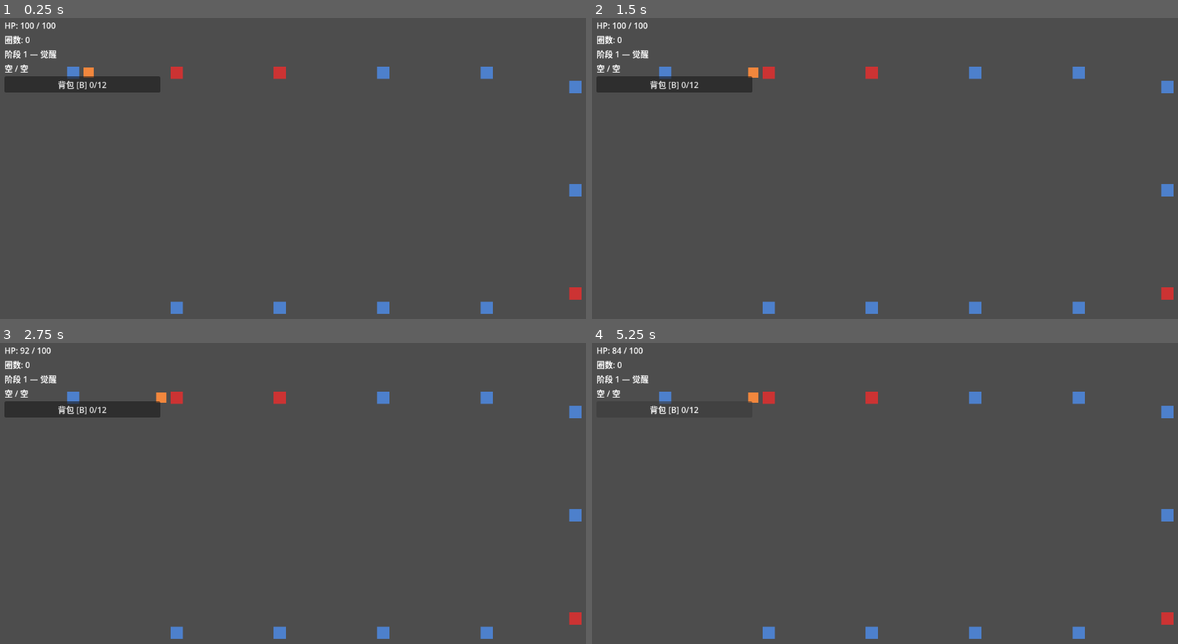
Above: before the commit, frames 1-4 (two rows, left to right).
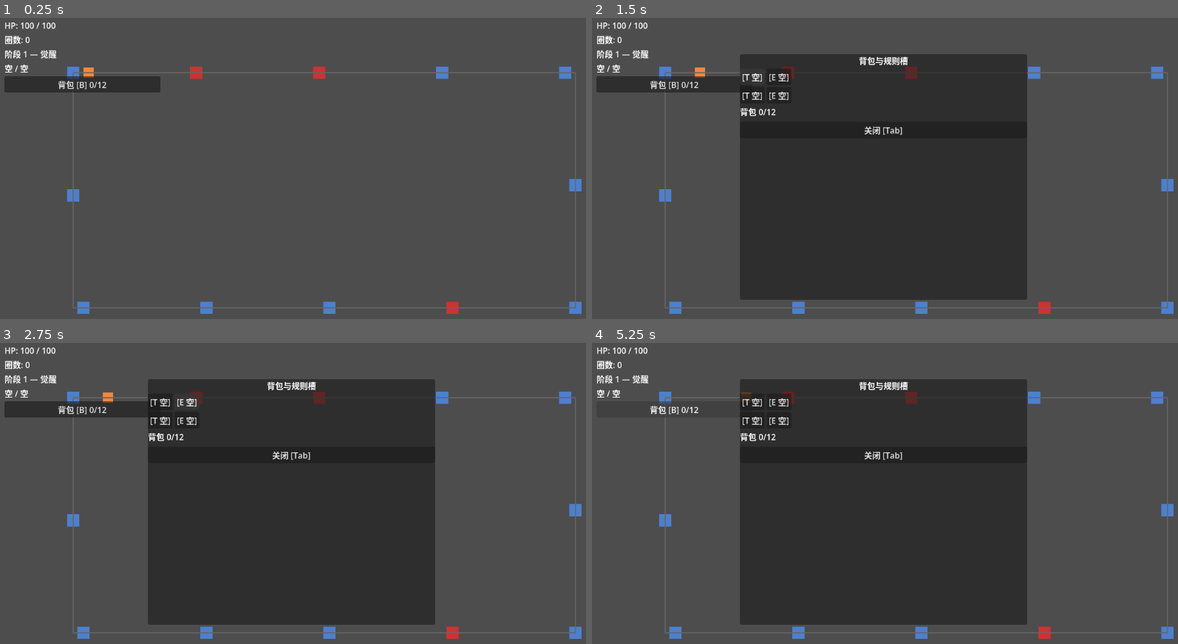
Above: after the commit, the same moments.

Repository: 595145489/attribute-loop
Game: Godot game, scene res://scenes/main.tscn
Two runs of this game, one before a commit and one after it. Both use one fixed random seed, a clock stepped at 60 frames per second and the inputs below.
Inputs (mouse positions are in pixels of both pictures, inside the frame that each line leads up to):
- Up to frame 1 (0.25 s): no input
- Up to frame 2 (1.5 s): click "背包 [B] 0/12" at 0.5 s; click (750, 78) at 1.25 s, where only the run after the commit has a clickable "[T 空]"
- Up to frame 3 (2.75 s): click (187, 403) at 2 s, where only the run after the commit has a clickable "[E 空]"
- Up to frame 4 (5.25 s): click (750, 421) at 2.75 s, where only the run after the commit has a clickable "[T 空]"; click (779, 421) at 3.5 s, where only the run after the commit has a clickable "[E 空]"; click (885, 454) at 4.25 s, where only the run after the commit has a clickable "关闭 [Tab]"; click "背包 [B] 0/12" at 5 s

The runs differ from the first frame. In frame 1, 2.0% of the frame differs, in the area x 11-100%, y 16-99%; in frame 2, 41%; in frame 3, 41%; in frame 4, 41%, in the area x 3-100%, y 1-99%.

Commit message:
feat: wire Phase 2 nodes into main.tscn — Systems/UI hierarchy with RuleEngine, StripManager, StripPanel, InventoryPanel

Diff:
--- a/scenes/main.tscn
+++ b/scenes/main.tscn
@@ -1,17 +1,20 @@
-[gd_scene load_steps=6 format=3 uid="uid://main_scene_v1"]
+[gd_scene load_steps=10 format=3 uid="uid://main_scene_v1"]
 
 [ext_resource type="Script" path="res://src/Main.gd" id="1_main"]
 [ext_resource type="Script" path="res://src/systems/CombatSystem.gd" id="2_combat"]
 [ext_resource type="Script" path="res://src/systems/GameLoop.gd" id="3_gameloop"]
-[ext_resource type="PackedScene" path="res://scenes/entities/player.tscn" id="4_player"]
-[ext_resource type="PackedScene" path="res://scenes/ui/hud.tscn" id="5_hud"]
+[ext_resource type="Script" path="res://src/systems/RuleEngine.gd" id="4_re"]
+[ext_resource type="Script" path="res://src/systems/StripManager.gd" id="5_sm"]
+[ext_resource type="PackedScene" path="res://scenes/entities/player.tscn" id="6_player"]
+[ext_resource type="PackedScene" path="res://scenes/ui/hud.tscn" id="7_hud"]
+[ext_resource type="PackedScene" path="res://scenes/ui/strip_panel.tscn" id="8_strip"]
+[ext_resource type="PackedScene" path="res://scenes/ui/inventory_panel.tscn" id="9_inv"]
 
 [sub_resource type="Curve2D" id="Curve2D_track"]
 _data = {
-"points": PackedVector2Array(0, 0, 0, 0, 150, 120, 0, 0, 0, 0, 1130, 120, 0, 0, 0, 0, 1130, 580, 0, 0, 0, 0, 150, 580),
-"tilts": PackedFloat32Array(0, 0, 0, 0)
+"points": PackedVector2Array(0, 0, 0, 0, 150, 120, 0, 0, 0, 0, 1130, 120, 0, 0, 0, 0, 1130, 580, 0, 0, 0, 0, 150, 580, 0, 0, 0, 0, 150, 120),
+"tilts": PackedFloat32Array(0, 0, 0, 0, 0)
 }
-closed = true
 
 [node name="Main" type="Node2D"]
 script = ExtResource("1_main")
@@ -22,16 +25,35 @@
 [node name="PlayerFollow" type="PathFollow2D" parent="Track"]
 rotates = false
 
-[node name="Player" parent="Track/PlayerFollow" instance=ExtResource("4_player")]
+[node name="Player" parent="Track/PlayerFollow" instance=ExtResource("6_player")]
 
 [node name="TilesContainer" type="Node2D" parent="."]
 
 [node name="EnemiesContainer" type="Node2D" parent="."]
 
-[node name="CombatSystem" type="Node" parent="."]
+[node name="TrackLine" type="Line2D" parent="."]
+points = PackedVector2Array(150, 120, 1130, 120, 1130, 580, 150, 580, 150, 120)
+width = 2.0
+default_color = Color(0.4, 0.4, 0.4, 1)
+
+[node name="Systems" type="Node" parent="."]
+
+[node name="CombatSystem" type="Node" parent="Systems"]
 script = ExtResource("2_combat")
 
-[node name="GameLoop" type="Node" parent="."]
+[node name="GameLoop" type="Node" parent="Systems"]
 script = ExtResource("3_gameloop")
 
-[node name="HUD" parent="." instance=ExtResource("5_hud")]
+[node name="RuleEngine" type="Node" parent="Systems"]
+script = ExtResource("4_re")
+
+[node name="StripManager" type="Node" parent="Systems"]
+script = ExtResource("5_sm")
+
+[node name="UI" type="CanvasLayer" parent="."]
+
+[node name="HUD" parent="UI" instance=ExtResource("7_hud")]
+
+[node name="StripPanel" parent="UI" instance=ExtResource("8_strip")]
+
+[node name="InventoryPanel" parent="UI" instance=ExtResource("9_inv")]
--- a/src/Main.gd
+++ b/src/Main.gd
@@ -8,13 +8,20 @@
 @onready var player: Player = $Track/PlayerFollow/Player
 @onready var tiles_container: Node2D = $TilesContainer
 @onready var enemies_container: Node2D = $EnemiesContainer
-@onready var combat_system: CombatSystem = $CombatSystem
-@onready var game_loop: GameLoop = $GameLoop
+@onready var combat_system: CombatSystem = $Systems/CombatSystem
+@onready var game_loop: GameLoop = $Systems/GameLoop
+@onready var strip_manager: StripManager = $Systems/StripManager
+@onready var strip_panel: StripPanel = $UI/StripPanel
+@onready var inventory_panel: InventoryPanel = $UI/InventoryPanel
+@onready var hud: HUD = $UI/HUD
 
 func _ready() -> void:
     var tiles = _build_tiles()
     player.setup(player_follow, track)
     game_loop.setup(tiles, enemies_container, player, combat_system)
+    strip_manager.setup(strip_panel)
+    strip_panel.setup(inventory_panel)
+    hud.setup(inventory_panel)
     EventBus.player_died.connect(_on_player_died)
 
 func _build_tiles() -> Array:
